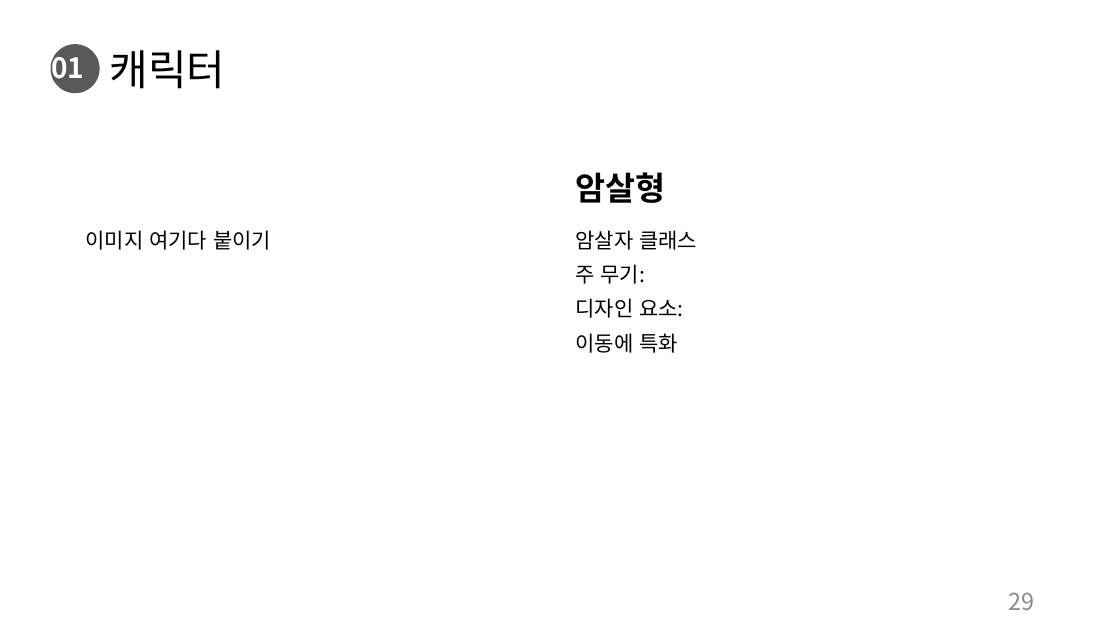
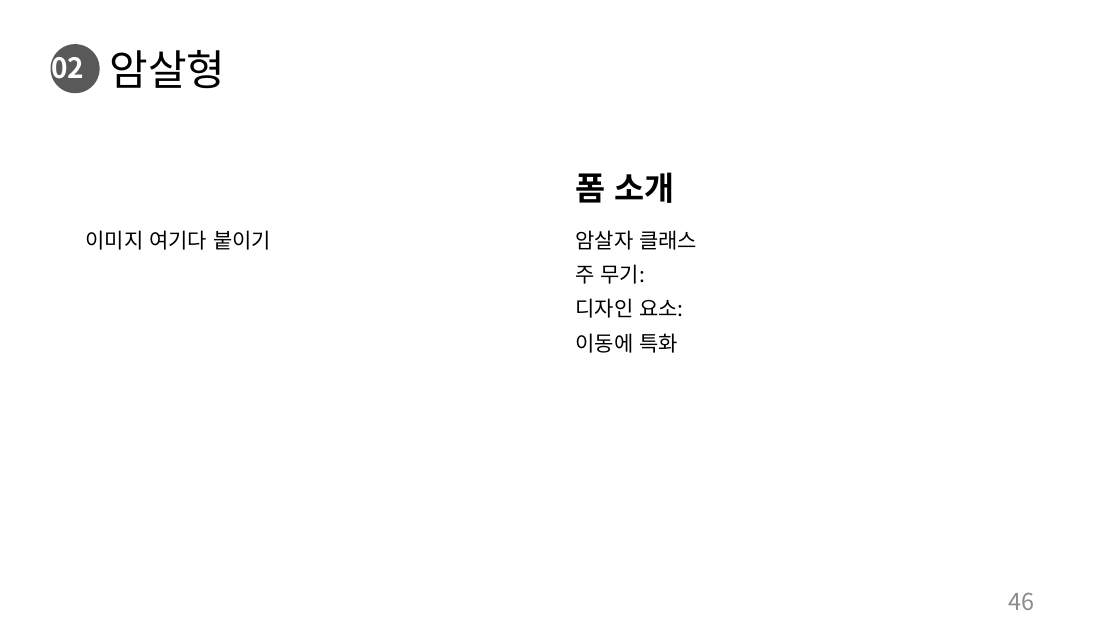
Before and after one commit to charobe/HDB, a slide deck: slide 46 of 조영욱/하자 드 바이오.pptx (slide 29 before the commit). Drawn at 1120x630 pixels with LibreOffice and Linux fonts; fonts in the diff are those of the drawing. Boxes give left, top, right and bottom in pixels: in the first picture for what was removed or moved away, otherwise in the second. Text is boxed around its words. In the diff, an @@ line names an element or a change of style, - is before the commit and + after.

```diff
--- a/조영욱/하자 드 바이오.pptx
+++ b/조영욱/하자 드 바이오.pptx
@@ text at bbox=[51, 50, 84, 86]: text changed @@
-01
+02
@@ title at bbox=[110, 50, 226, 89]: text changed @@
-캐릭터
+암살형
@@ text at bbox=[575, 172, 675, 203]: text changed @@
-암살형
+폼 소개
@@ page number at bbox=[1009, 592, 1035, 610]: text changed @@
-29
+46
```
Also in this commit, not shown: 32 other slides changed, 2 slides added, 1 slide removed, 1 other file.
